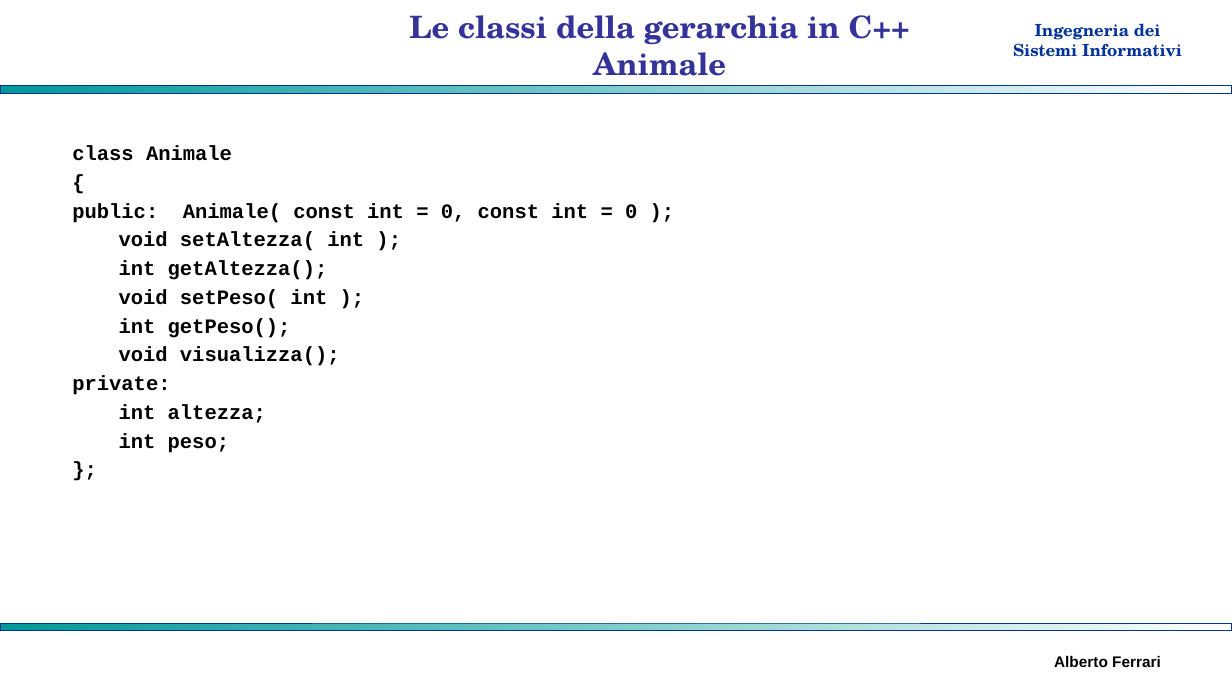
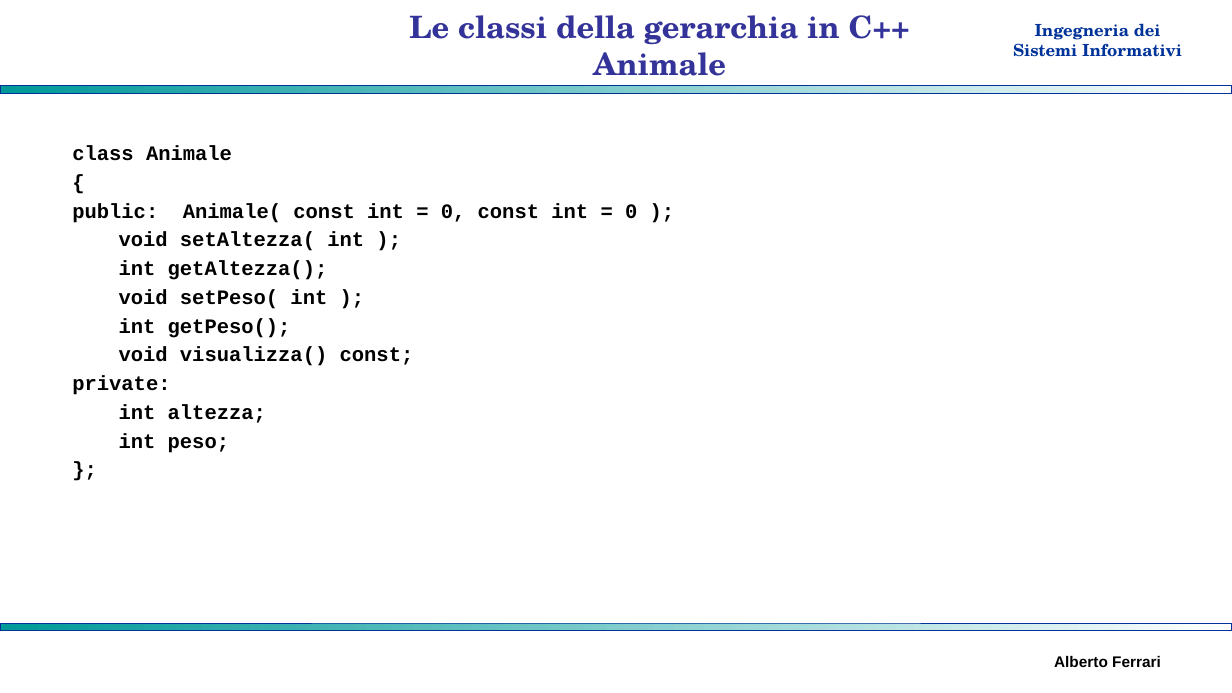
Before and after one commit to albertoferrari/pasw, a slide deck: slide 7 of lezioni/PASW05 - ereditarietà.pptx. Drawn at 1232x693 pixels with LibreOffice and Linux fonts; fonts in the diff are those of the drawing; background and template pictures are left out. Boxes give left, top, right and bottom in pixels: in the first picture for what was removed or moved away, otherwise in the second. Text is boxed around its words. In the diff, an @@ line names an element or a change of style, - is before the commit and + after.

```diff
--- a/lezioni/PASW05 - ereditarietà.pptx
+++ b/lezioni/PASW05 - ereditarietà.pptx
@@ text at (119,347,414,366): text changed @@
-  void visualizza();
+  void visualizza() const;
```
Also in this commit, not shown: 2 other slides changed, 1 other file.
